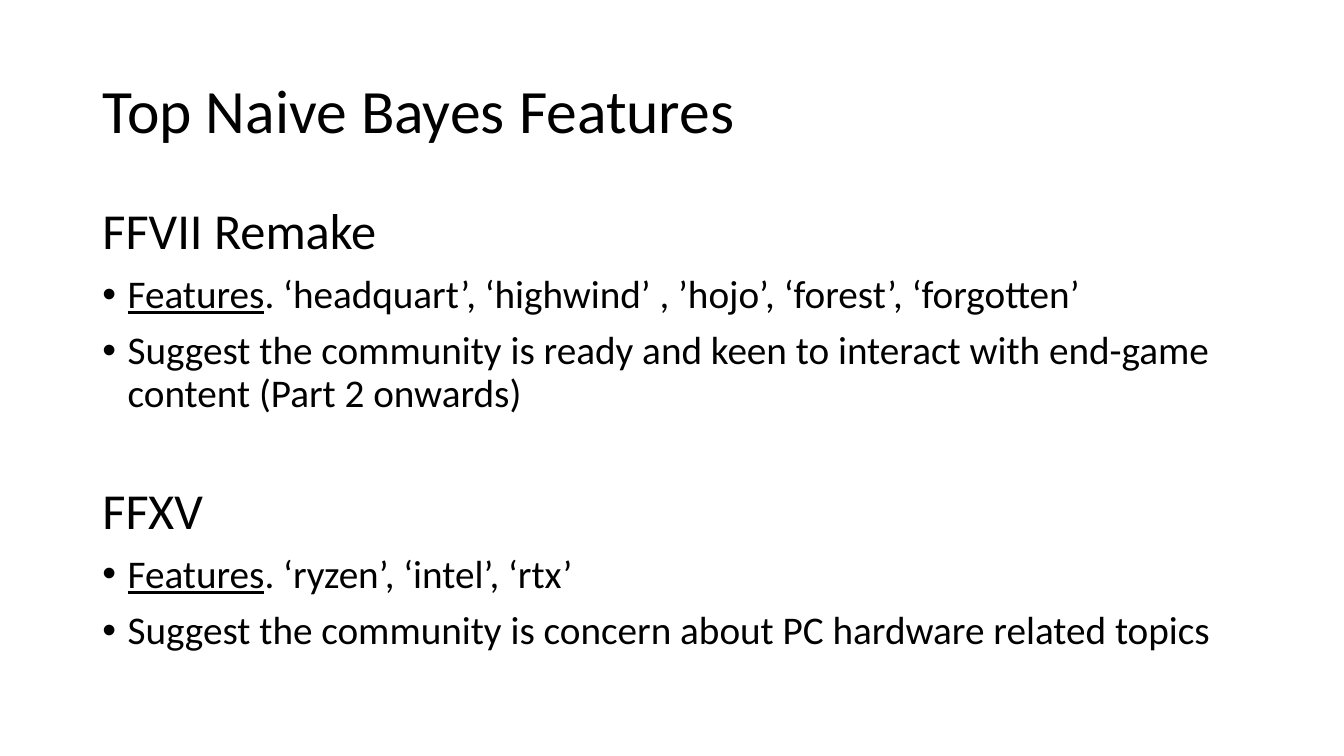
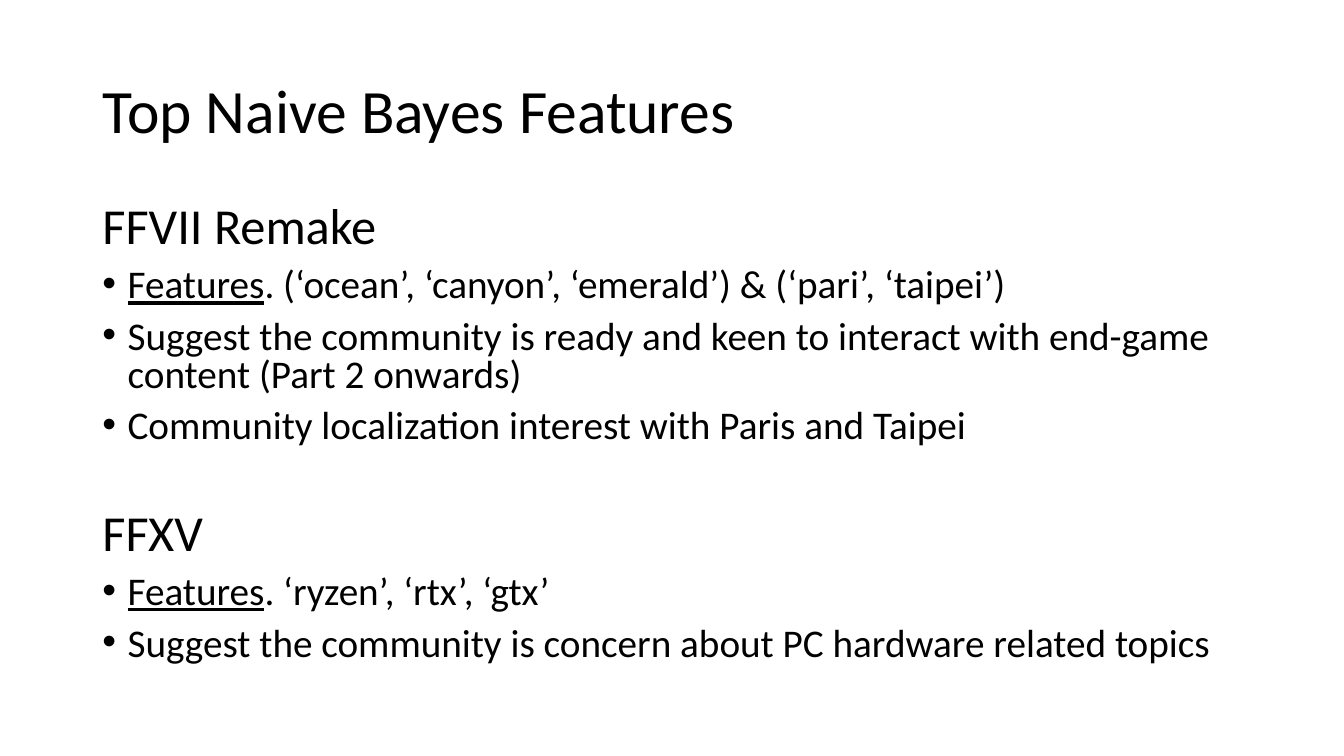
Before and after one commit to junkang85/DSI-Project-3, a slide deck: slide 11 of DSI Project_3.pptx (slide 9 before the commit). Drawn at 1344x756 pixels with LibreOffice and Linux fonts; fonts in the diff are those of the drawing. Boxes give left, top, right and bottom in pixels: in the first picture for what was removed or moved away, otherwise in the second. Text is boxed around its words. In the diff, an @@ line names an element or a change of style, - is before the commit and + after.

```diff
--- a/DSI Project_3.pptx
+++ b/DSI Project_3.pptx
@@ text at bbox=[102, 209, 1210, 664]: line spacing 0.9 to 0.8 @@
@@ text at bbox=[128, 269, 1005, 305]: text changed @@
-• Features. ‘headquart’, ‘highwind’ , ’hojo’, ‘forest’, ‘forgotten’
+• Features. (‘ocean’, ‘canyon’, ‘emerald’) & (‘pari’, ‘taipei’)
@@ text at bbox=[128, 411, 966, 446]: paragraph added @@
+• Community localization interest with Paris and Taipei
@@ text at bbox=[128, 577, 549, 612]: text changed @@
-• Features. ‘ryzen’, ‘intel’, ‘rtx’
+• Features. ‘ryzen’, ‘rtx’, ‘gtx’
```
Also in this commit, not shown: 5 other slides changed, 2 slides added, 6 other files.
